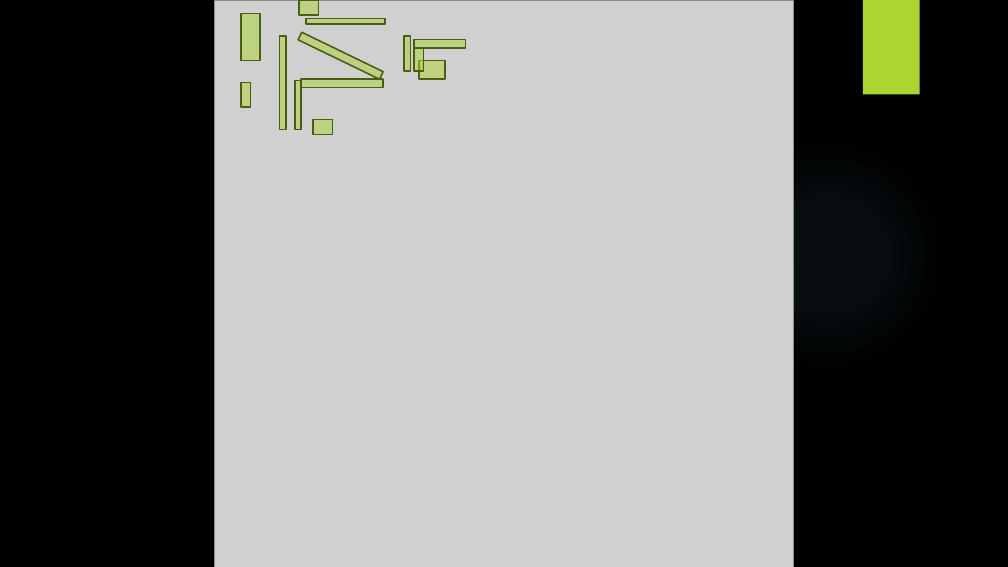
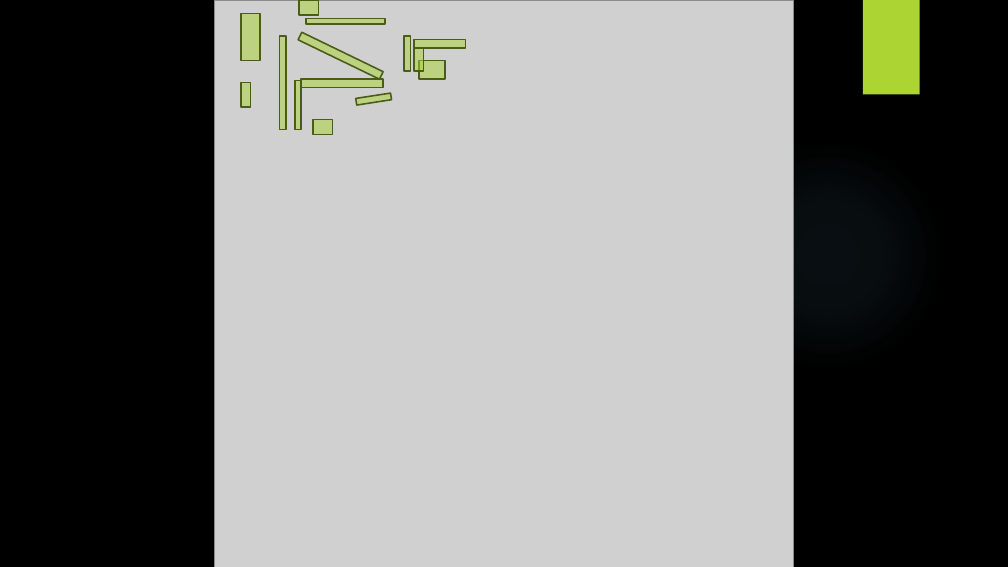
Before and after one commit to yasenstar/EA_MetaModel, a slide deck: slide 20 of Master_EAS_Meta-Model.pptx. Drawn at 1008x567 pixels with LibreOffice and Linux fonts; fonts in the diff are those of the drawing; grey boxes stand for pictures; background and template pictures are left out. Boxes give left, top, right and bottom in pixels: in the first picture for what was removed or moved away, otherwise in the second. Text is boxed around its words. In the diff, an @@ line names an element or a change of style, - is before the commit and + after.

```diff
--- a/Master_EAS_Meta-Model.pptx
+++ b/Master_EAS_Meta-Model.pptx
@@ rectangle added at <box>356,93,392,106</box>, fill #ACD433 at 50% opacity, outline #4B5D16 1.5 pt @@
```
Also in this commit, not shown: 2 other slides changed, 2 slides added, 32 other files.
